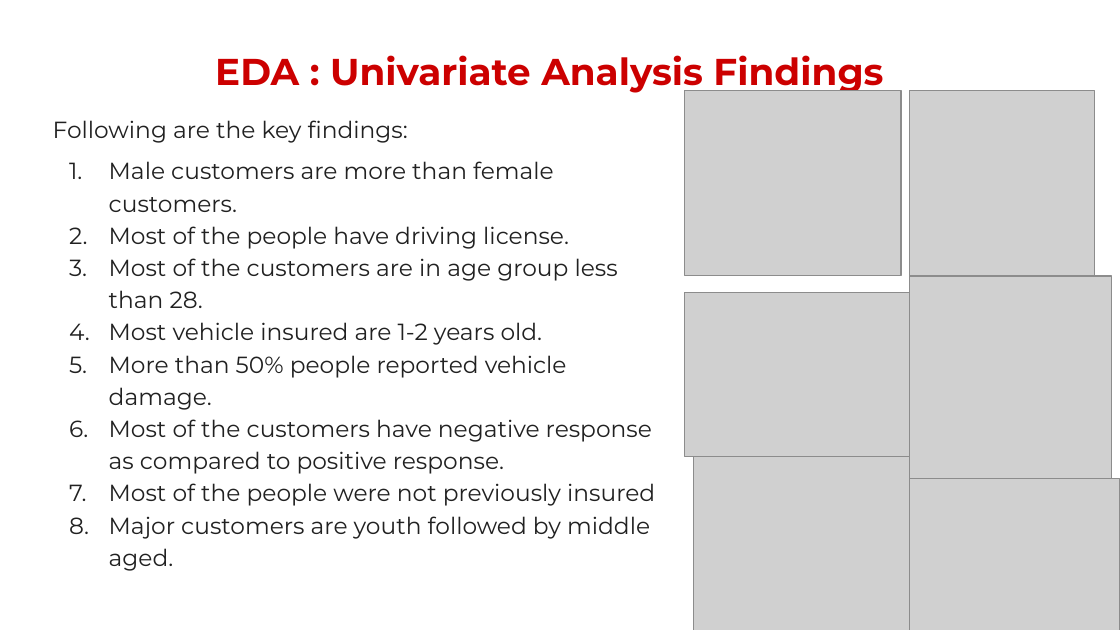
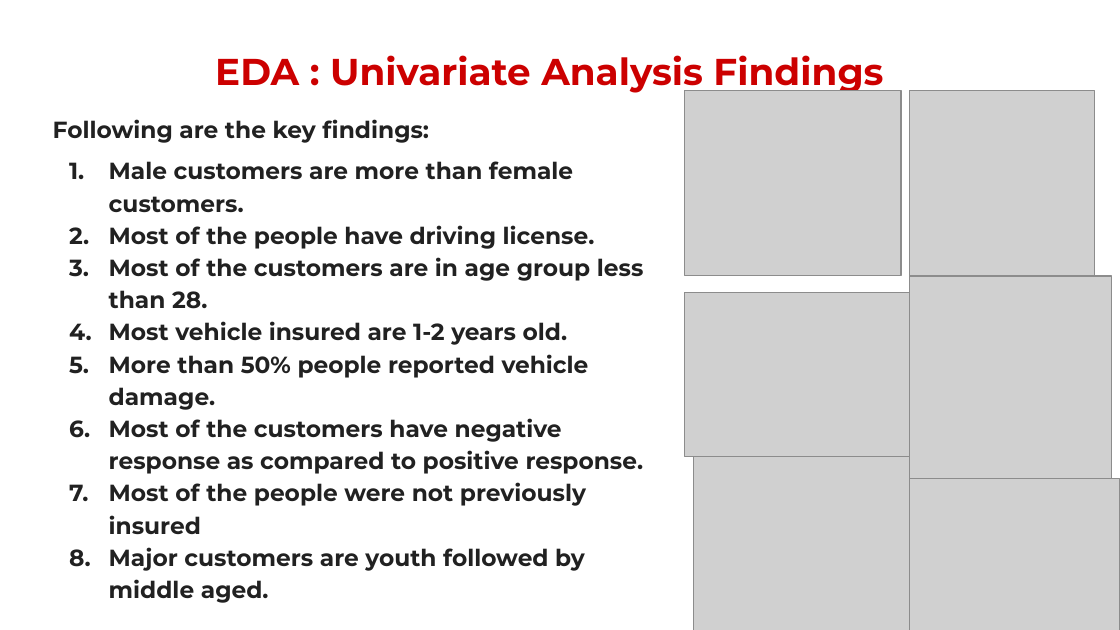
Before and after one commit to chandrakar-shubham/health-insurance-cross-sell-prediction, a slide deck: slide 7 of Project_presentation.pptx. Drawn at 1120x630 pixels with LibreOffice and Linux fonts; fonts in the diff are those of the drawing; grey boxes stand for pictures; background and template pictures are left out. Boxes give left, top, right and bottom in pixels: in the first picture for what was removed or moved away, otherwise in the second. Text is boxed around its words. In the diff, an @@ line names an element or a change of style, - is before the commit and + after.

```diff
--- a/Project_presentation.pptx
+++ b/Project_presentation.pptx
@@ text "Following are the key findings:" at bbox=[53, 119, 644, 603]: bold on @@
```
Also in this commit, not shown: 10 other slides changed, 3 slides added.
